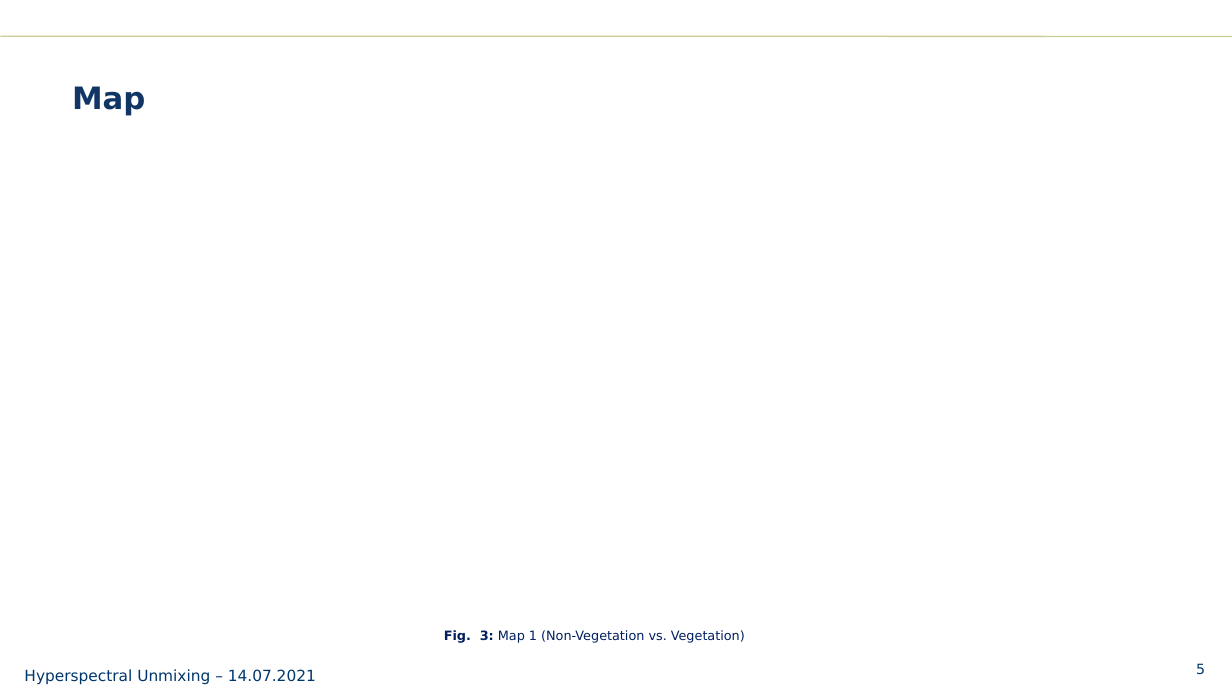
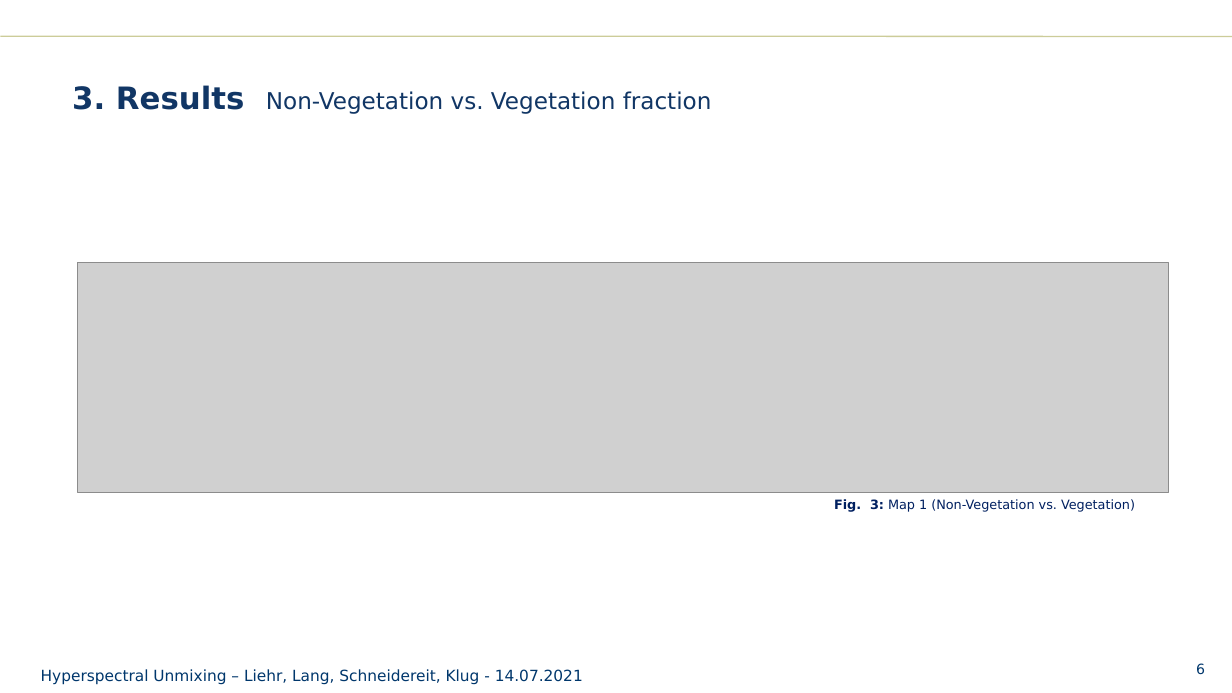
Before and after one commit to schneidereits/EO_hyperspec_hub, a slide deck: slide 6 of presentation/EO2020_hyperspec_presentation.pptx (slide 5 before the commit). Drawn at 1232x693 pixels with LibreOffice and Linux fonts; fonts in the diff are those of the drawing; grey boxes stand for pictures; background and template pictures are left out. Boxes give left, top, right and bottom in pixels: in the first picture for what was removed or moved away, otherwise in the second. Text is boxed around its words. In the diff, an @@ line names an element or a change of style, - is before the commit and + after.

```diff
--- a/presentation/EO2020_hyperspec_presentation.pptx
+++ b/presentation/EO2020_hyperspec_presentation.pptx
@@ title at [72,85,712,114]: text changed; size 24 to 18 pt; bold off @@
-Map
+3. Results Non-Vegetation vs. Vegetation fraction
@@ picture added at [78,262,1169,493] @@
@@ text "Fig. 3: Map 1 (Non-Vegetation ...": place and size @@
-text "Fig. 3: Map 1 (Non-Vegetation ..." at [444,630,745,643]
+text "Fig. 3: Map 1 (Non-Vegetation ..." at [834,499,1135,512]
@@ text at [41,669,583,685]: text changed @@
-Hyperspectral Unmixing – 14.07.2021
+Hyperspectral Unmixing – Liehr, Lang, Schneidereit, Klug - 14.07.2021
@@ page number at [1196,663,1205,675]: text changed @@
-5
+6
```
Also in this commit, not shown: 4 other slides changed, 6 slides added, 3 slides removed, 1 other file.
